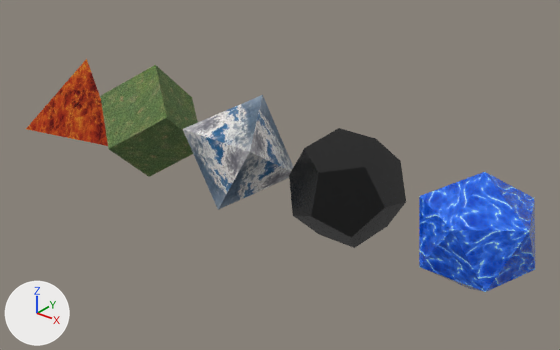
One commit to the glTF model SolidesTextured.glb: the scene before it, then after it.
One viewpoint serves both versions: a 50 mm lens placed at (12.96, -14.47, 8.69), pointed at (1.05, 0.41, -0.53). The axes (+X, +Y, +Z) are drawn at lower left. The lights are the same throughout. Where no turn or scale is listed for an object, it has been applied to the vertices.

The scene before the commit, as lines of its bpy script (objects in view):
```python
me_cone_001 = bpy.data.meshes.new('Cone.001')
me_cone_001.from_pydata(...)  # 4 vertices, 4 faces; spans x -1.46..1.46, y -2.06..0.51, z -1.5..1.16
me_cone_001.materials.append(mat_fire)  # picture img_fire_texture_seamless
me_cone_005 = bpy.data.meshes.new('Cone.005')
me_cone_005.from_pydata(...)  # 6 vertices, 8 faces; spans x -1.19..1.19, y -0.98..0.98, z -1.38..1.38
me_cone_005.materials.append(mat_air_001)  # picture img_air
me_solid = bpy.data.meshes.new('Solid')
me_solid.from_pydata(...)  # 20 vertices, 36 faces; spans x -1.41..1.41, y -1.49..1.49, z -1.35..1.35
me_solid.materials.append(mat_aether_001)  # its picture is missing
ob_cone_001 = bpy.data.objects.new('Cone.001', me_cone_001)
ob_cone_001.location = (-7.0, 0.0, 0.0)
ob_cone_003 = bpy.data.objects.new('Cone.003', me_cone_005)
ob_cone_003.location = (0.0, 0.0, 0.0)
ob_solid = bpy.data.objects.new('Solid', me_solid)
ob_solid.location = (3.5, 0.0, 0.0)
# also in view: 'Icosphere' at (7.0, 0.0, 0.0); 'Cube' at (-3.5, 0.0, 0.0)
```
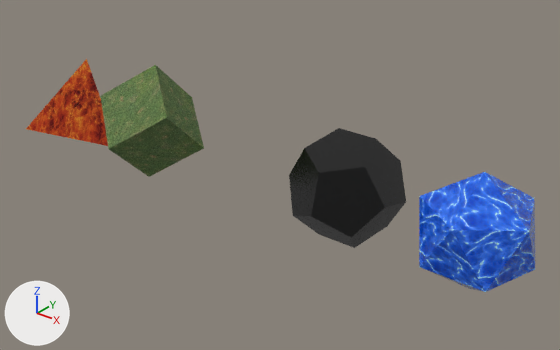
Pixel boxes (x1, y1, x2, y2) of what changed, in the pictures (560 x 350 px):
```json
{"object": "Cone.003", "change": "deleted", "before": [183, 95, 293, 210]}
```

Edits to the scene script, one JSON object a line:
```json
{"op": "remove", "block": "ob_cone_003", "code": ["ob_cone_003 = bpy.data.objects.new('Cone.003', me_cone_005)", "ob_cone_003.location = (0.0, 0.0, 0.0)"]}
```
